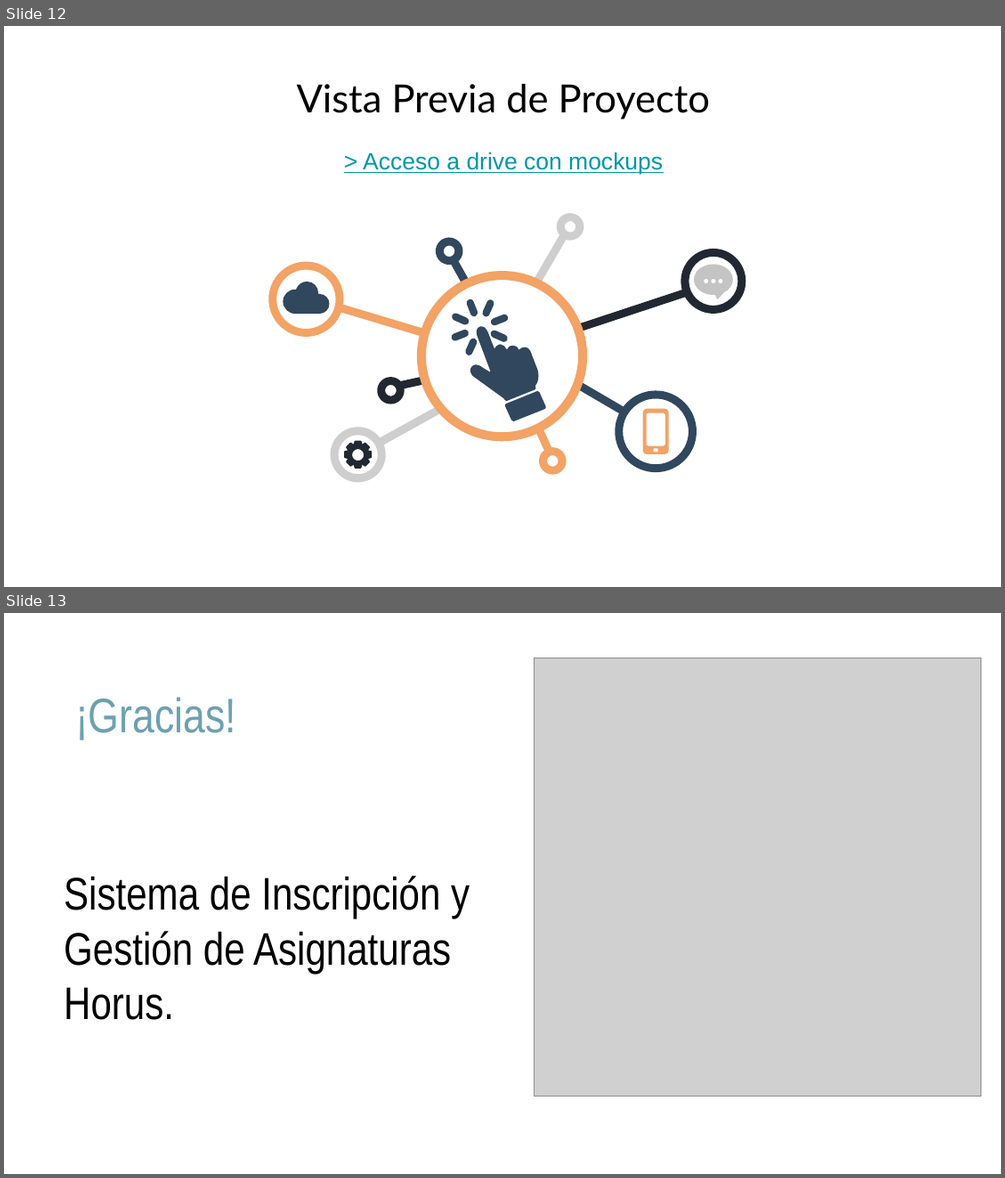
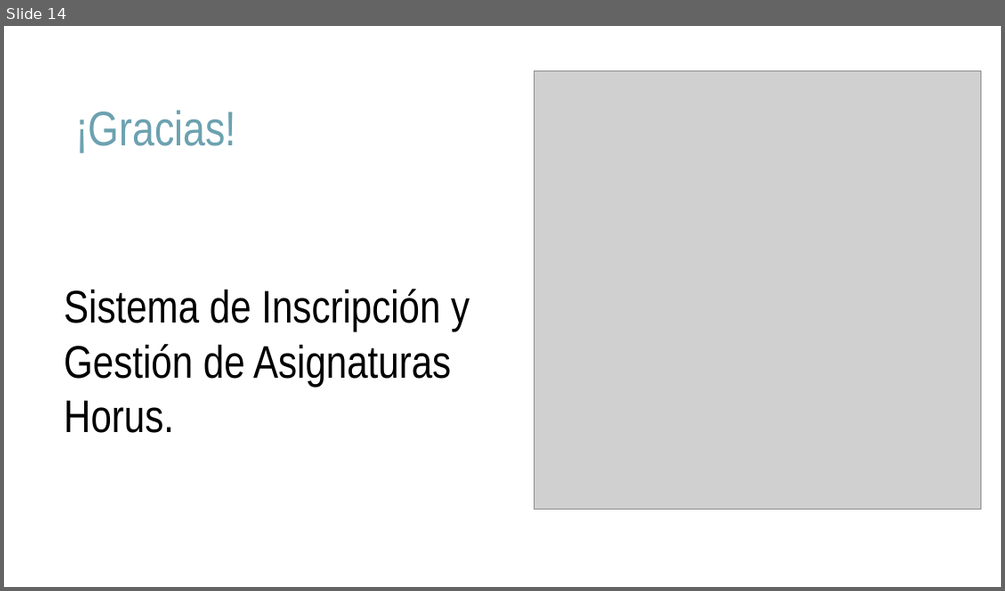
Before and after one commit to JuanAlbornozM/Horus_Documentos, a slide deck: Fase2/Evidencias Proyecto/Presentación Proyecto.pptx. Shown one above the other, each under a label of ours: slides 12 and 13 before the commit, slide 14 after it. The pictures are 1005x1178 and 1005x591 pixels, drawn with LibreOffice and Linux fonts; fonts in the diff are those of the drawing; grey boxes stand for pictures. Boxes give left, top, right and bottom in pixels: in the first picture for what was removed or moved away, otherwise in the second. Text is boxed around its words. In the diff, an @@ line names an element or a change of style, - is before the commit and + after.

```diff
--- a/Fase2/Evidencias Proyecto/Presentación Proyecto.pptx
+++ b/Fase2/Evidencias Proyecto/Presentación Proyecto.pptx
@@ slide 12 removed at bbox=[4, 26, 1001, 587], background #FFFFFF @@
@@ text removed at bbox=[297, 84, 710, 119] @@
-Vista Previa de Proyecto
@@ text removed at bbox=[363, 151, 663, 175] @@
-> Acceso a drive con mockups
@@ group removed at bbox=[268, 214, 745, 482]: 30 freeform shapes @@
@@ what was slide 13 is now slide 14 @@
```
Also in this commit, not shown: 5 slides changed, 2 slides added.
